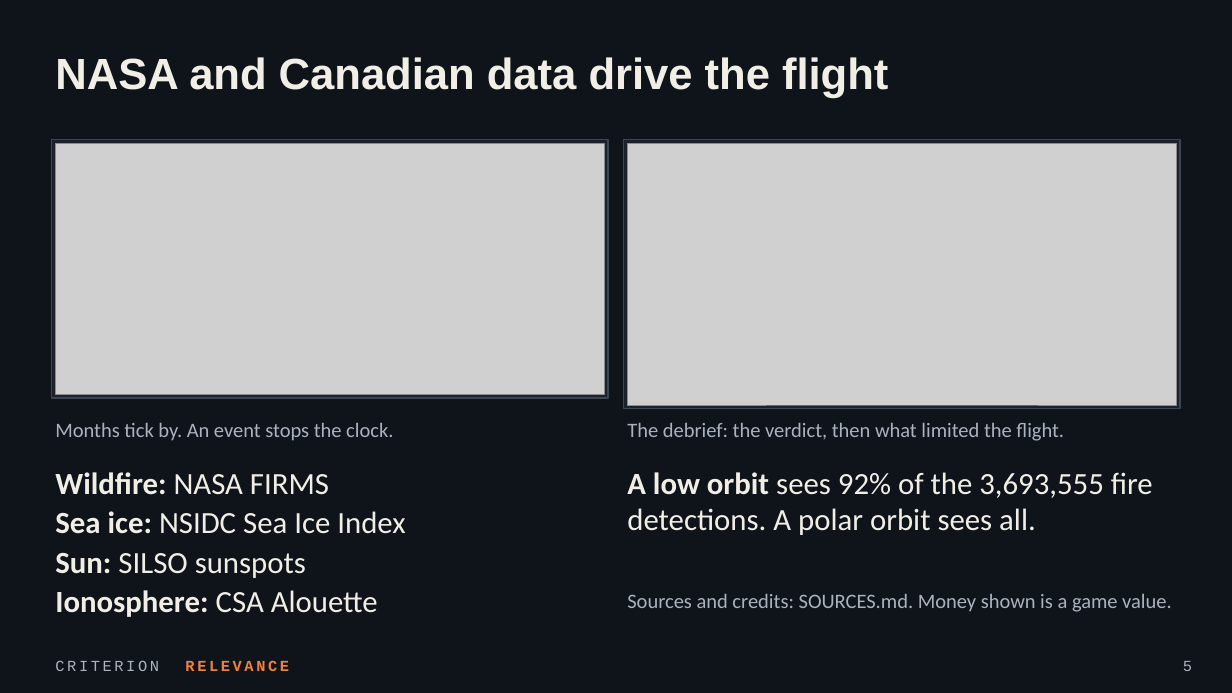
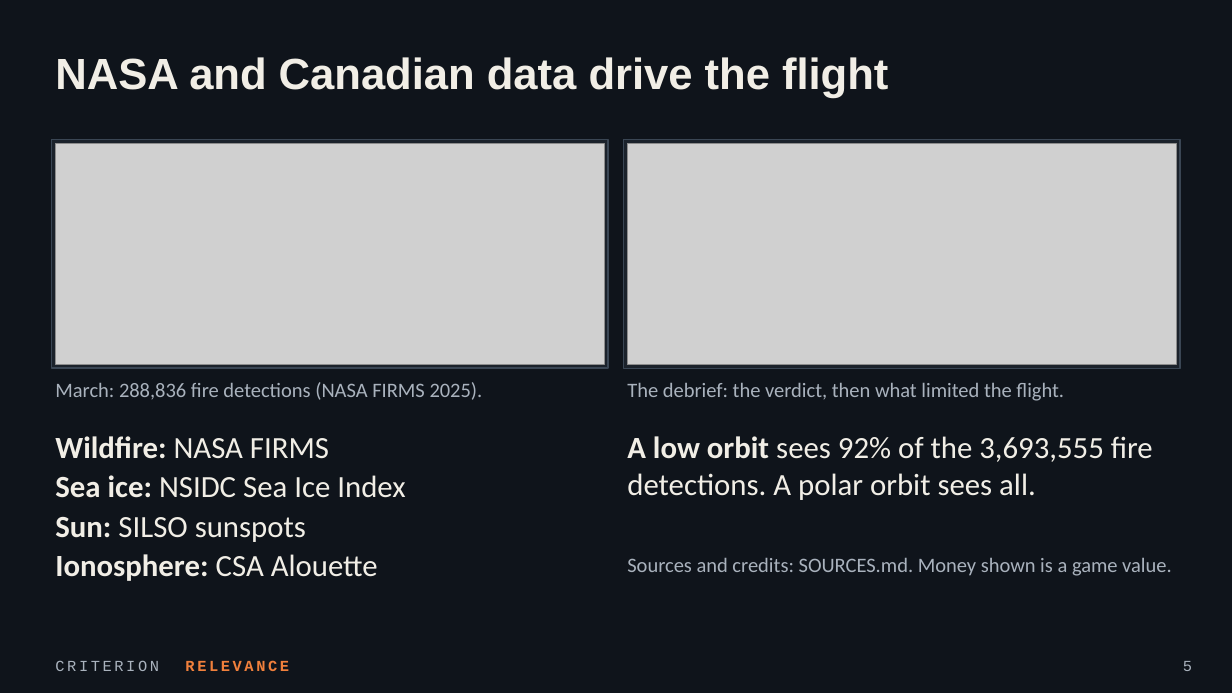
Before and after one commit to angads22/Hackstreet_Bros_Satellite, a slide deck: slide 5 of deck/GRAVITRON.pptx. Drawn at 1232x693 pixels with LibreOffice and Linux fonts; fonts in the diff are those of the drawing; grey boxes stand for pictures. Boxes give left, top, right and bottom in pixels: in the first picture for what was removed or moved away, otherwise in the second. Text is boxed around its words. In the diff, an @@ line names an element or a change of style, - is before the commit and + after.

Commit message:
Deck: slide 5 shows a wildfire flight on NASA FIRMS data; captions label game values; open sources named

```diff
--- a/deck/GRAVITRON.pptx
+++ b/deck/GRAVITRON.pptx
@@ rectangle: place and size @@
-rectangle at bbox=[52, 140, 608, 398]
+rectangle at bbox=[52, 140, 608, 368]
@@ picture: place and size @@
-picture at bbox=[55, 143, 604, 395]
+picture at bbox=[55, 143, 604, 364]
@@ rectangle: place and size @@
-rectangle at bbox=[624, 140, 1180, 409]
+rectangle at bbox=[624, 140, 1180, 369]
@@ picture: place and size @@
-picture at bbox=[628, 143, 1177, 405]
+picture at bbox=[628, 143, 1177, 365]
@@ text at bbox=[55, 382, 483, 400]: text changed @@
-Months tick by. An event stops the clock.
+March: 288,836 fire detections (NASA FIRMS 2025).
@@ text "The debrief: the verdict, then ...": place and size @@
-text "The debrief: the verdict, then ..." at bbox=[627, 423, 1064, 441]
+text "The debrief: the verdict, then ..." at bbox=[627, 383, 1064, 401]
@@ 3 texts: place and size @@
-3 texts at bbox=[55, 472, 1172, 617]
+3 texts at bbox=[55, 436, 1172, 581]
```
Also in this commit, not shown: 2 other slides changed, 8 other files.
